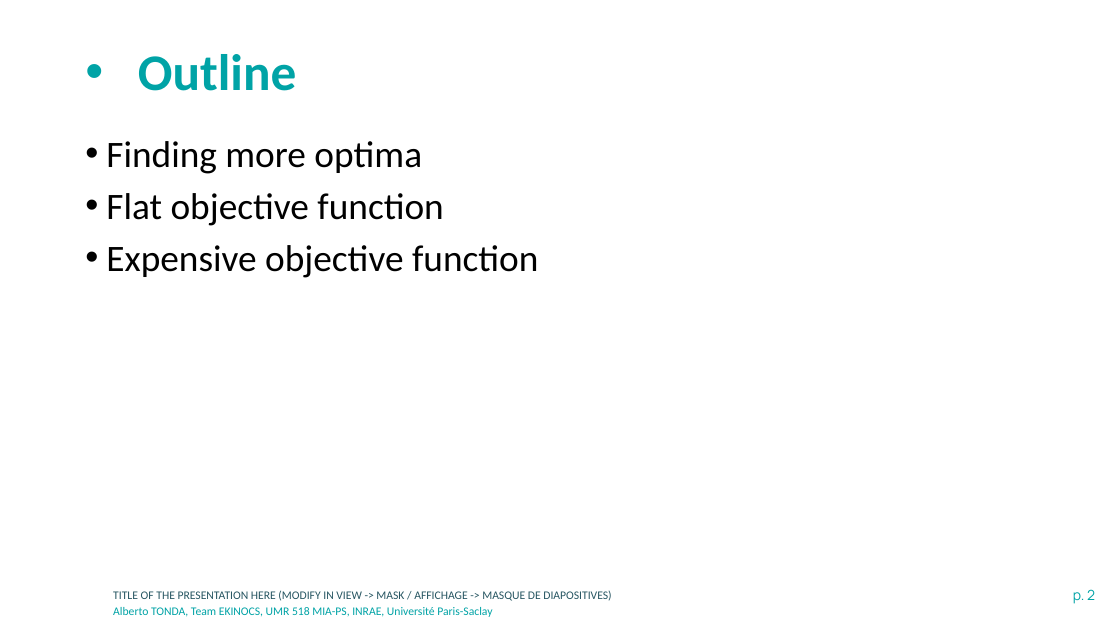
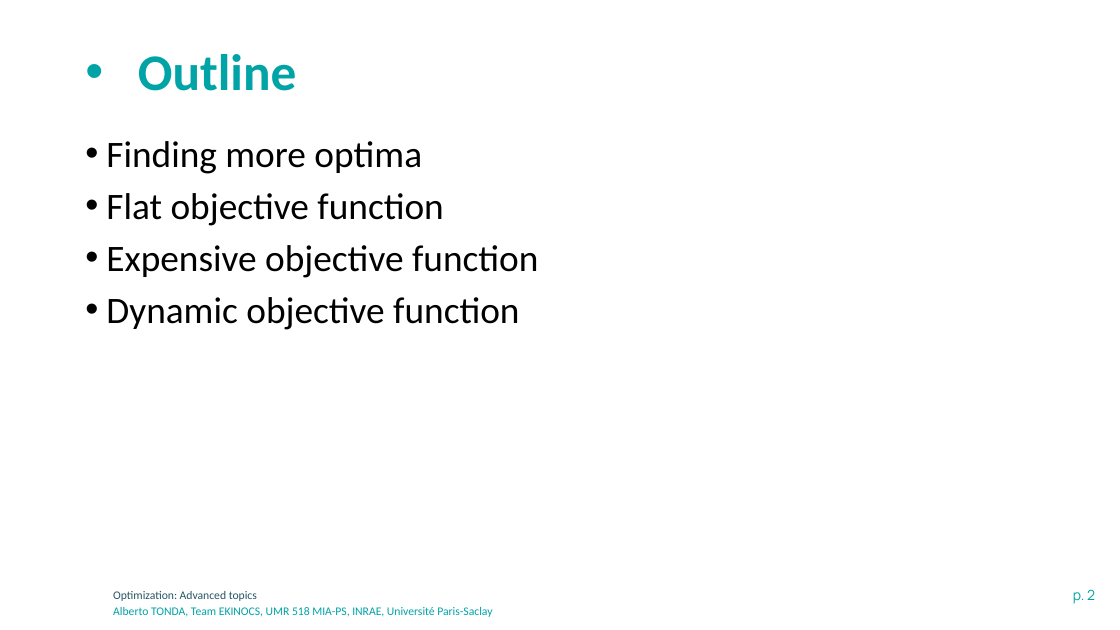
Before and after one commit to albertotonda/teaching, a slide deck: slide 2 of optimization-methods-for-artificial-intelligence/optimization-advanced.pptx. Drawn at 1120x630 pixels with LibreOffice and Linux fonts; fonts in the diff are those of the drawing; background and template pictures are left out. Boxes give left, top, right and bottom in pixels: in the first picture for what was removed or moved away, otherwise in the second. Text is boxed around its words. In the diff, an @@ line names an element or a change of style, - is before the commit and + after.

```diff
--- a/optimization-methods-for-artificial-intelligence/optimization-advanced.pptx
+++ b/optimization-methods-for-artificial-intelligence/optimization-advanced.pptx
@@ text at bbox=[106, 297, 519, 330]: paragraph added @@
+• Dynamic objective function
@@ text at bbox=[113, 591, 257, 601]: text changed @@
-TITLE OF THE PRESENTATION HERE (MODIFY IN VIEW -> MASK / AFFICHAGE -> MASQUE DE DIAPOSITIVES)
+Optimization: Advanced topics
```
Also in this commit, not shown: 5 other slides changed, 4 other files.
